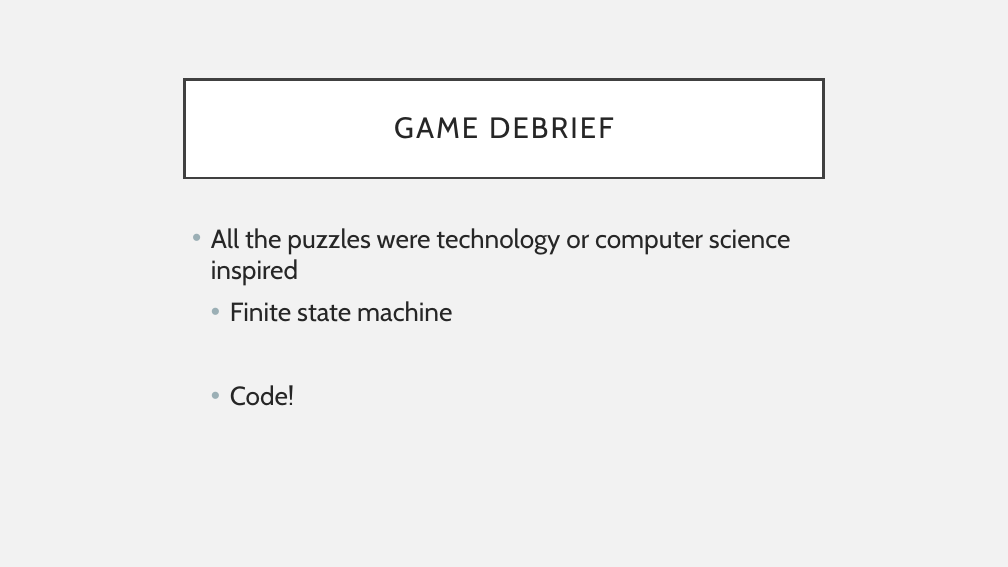
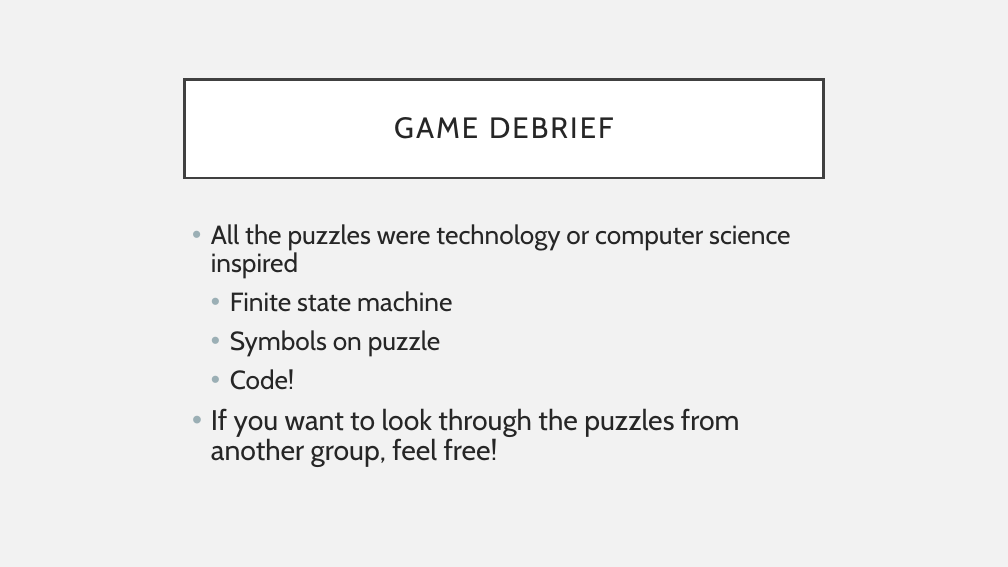
Before and after one commit to ucfacmw/Meeting-PopwerPoints, a slide deck: slide 16 of Feb 19 ACMW meeting.pptx. Drawn at 1008x567 pixels with LibreOffice and Linux fonts; fonts in the diff are those of the drawing. Boxes give left, top, right and bottom in pixels: in the first picture for what was removed or moved away, otherwise in the second. Text is boxed around its words. In the diff, an @@ line names an element or a change of style, - is before the commit and + after.

```diff
--- a/Feb 19 ACMW meeting.pptx
+++ b/Feb 19 ACMW meeting.pptx
@@ text at (211, 224, 791, 390): line spacing 1 to 0.9 @@
@@ text at (230, 330, 441, 356): paragraph added @@
+  • Symbols on puzzle
@@ text at (211, 408, 740, 466): paragraph added @@
+• If you want to look through the puzzles from another group, feel free!
```
Also in this commit, not shown: 1 other slide changed.
